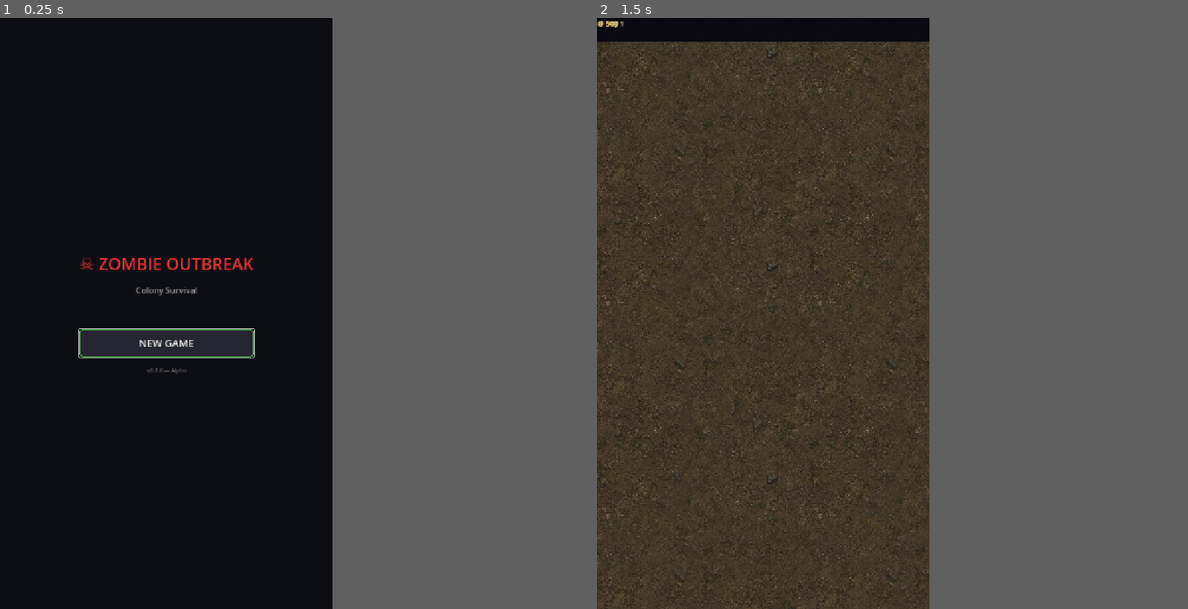
Above: before the commit, frames 1-2 (left to right).
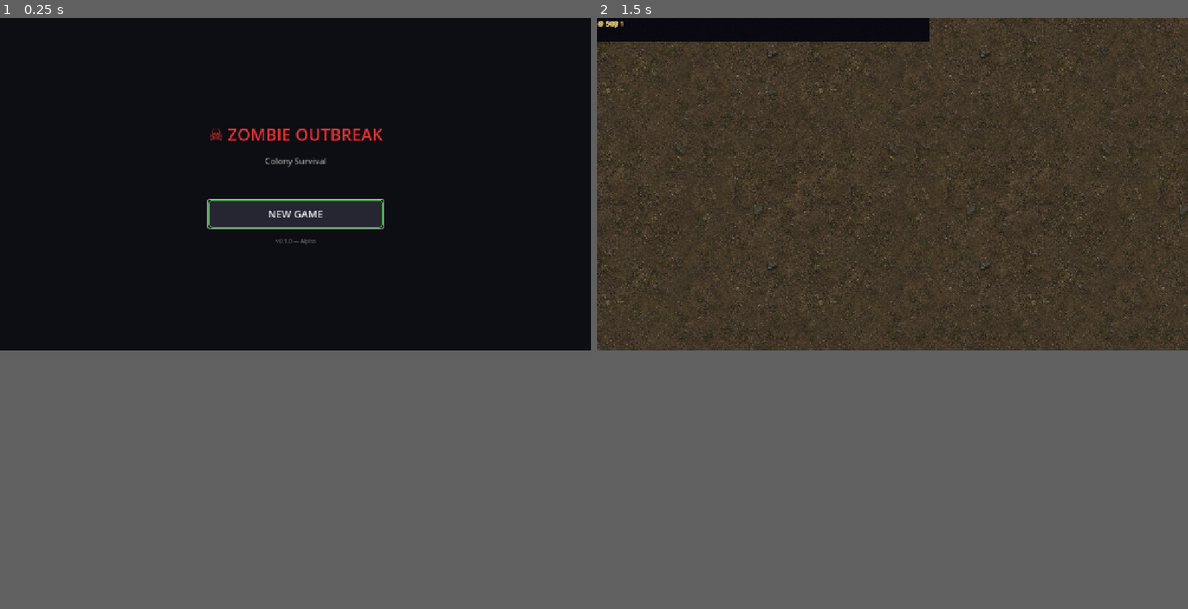
Above: after the commit, the same moments.

Repository: doyler34/zombie-outbreak
Game: Godot game, scene res://scenes/main_menu.tscn
Two runs of this game, one before a commit and one after it. Both use one fixed random seed, a clock stepped at 60 frames per second and the inputs below.
Inputs (mouse positions are in pixels of both pictures, inside the frame that each line leads up to):
- Up to frame 1 (0.25 s): no input
- Up to frame 2 (1.5 s): click "NEW GAME" at 0.5 s; tap Enter at 1.25 s; move the mouse to (833, 283) at 1.27 s; click (833, 283) at 1.42 s
In our replay, the window is 450x800 before the commit and 800x450 after it. These sizes can differ from the game's own. Grey fills any space a smaller window leaves; there, only what the larger window draws over its background counts as a difference.

The runs differ from the first frame. In frame 1, 3.9% of the frame differs, in the area x 13-65%, y 18-61%; in frame 2, 2.9%.
Error in both runs: Invalid assignment of property or key 'visible' with value of type 'bool' on a base object of type 'null instance'. (res://scripts/base_scene.gd:58)

Commit message:
Switch game to landscape orientation
- viewport_width=1280, viewport_height=720 (landscape base resolution)
- window/handheld/orientation=0 locks Android to landscape
- Camera2D recentered at (640, 360) to match landscape canvas

The expand stretch mode will adjust the viewport to fill the device
width (e.g. 1560x720 on a 2340x1080 phone) automatically.

Co-Authored-By: Claude Sonnet 4.6 <noreply@anthropic.com>
Claude-Session: https://claude.ai/code/session_01TjvaqpK65WbDvVxtoPA6vx

Diff:
--- a/project.godot
+++ b/project.godot
@@ -17,12 +17,12 @@
 EventBus="*res://scripts/event_bus.gd"
 
 [display]
-window/size/viewport_width=720
-window/size/viewport_height=1280
+window/size/viewport_width=1280
+window/size/viewport_height=720
 window/size/mode=2
 window/stretch/mode="canvas_items"
 window/stretch/aspect="expand"
-window/handheld/orientation=1
+window/handheld/orientation=0
 
 [input_devices]
 pointing/emulate_touch_from_mouse=true
--- a/scenes/base_scene.tscn
+++ b/scenes/base_scene.tscn
@@ -48,7 +48,7 @@
 script = ExtResource("1_script")
 
 [node name="Camera2D" type="Camera2D" parent="."]
-position = Vector2(360, 640)
+position = Vector2(640, 360)
 enabled = true
 
 [node name="BgLayer" type="CanvasLayer" parent="."]
